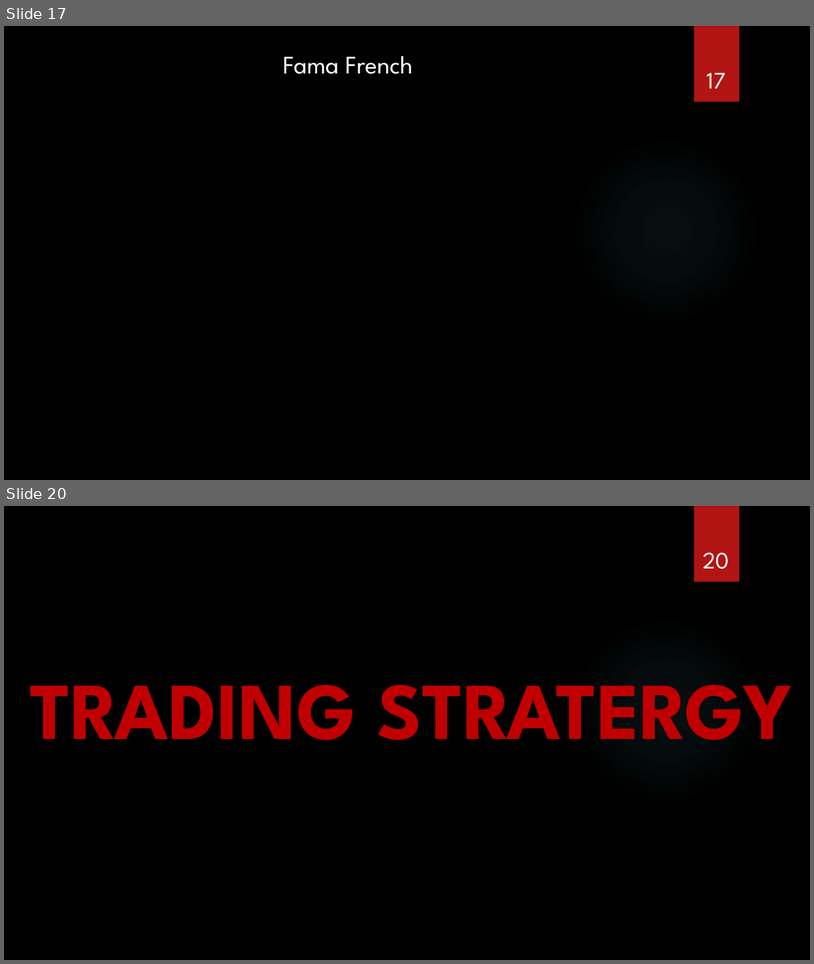
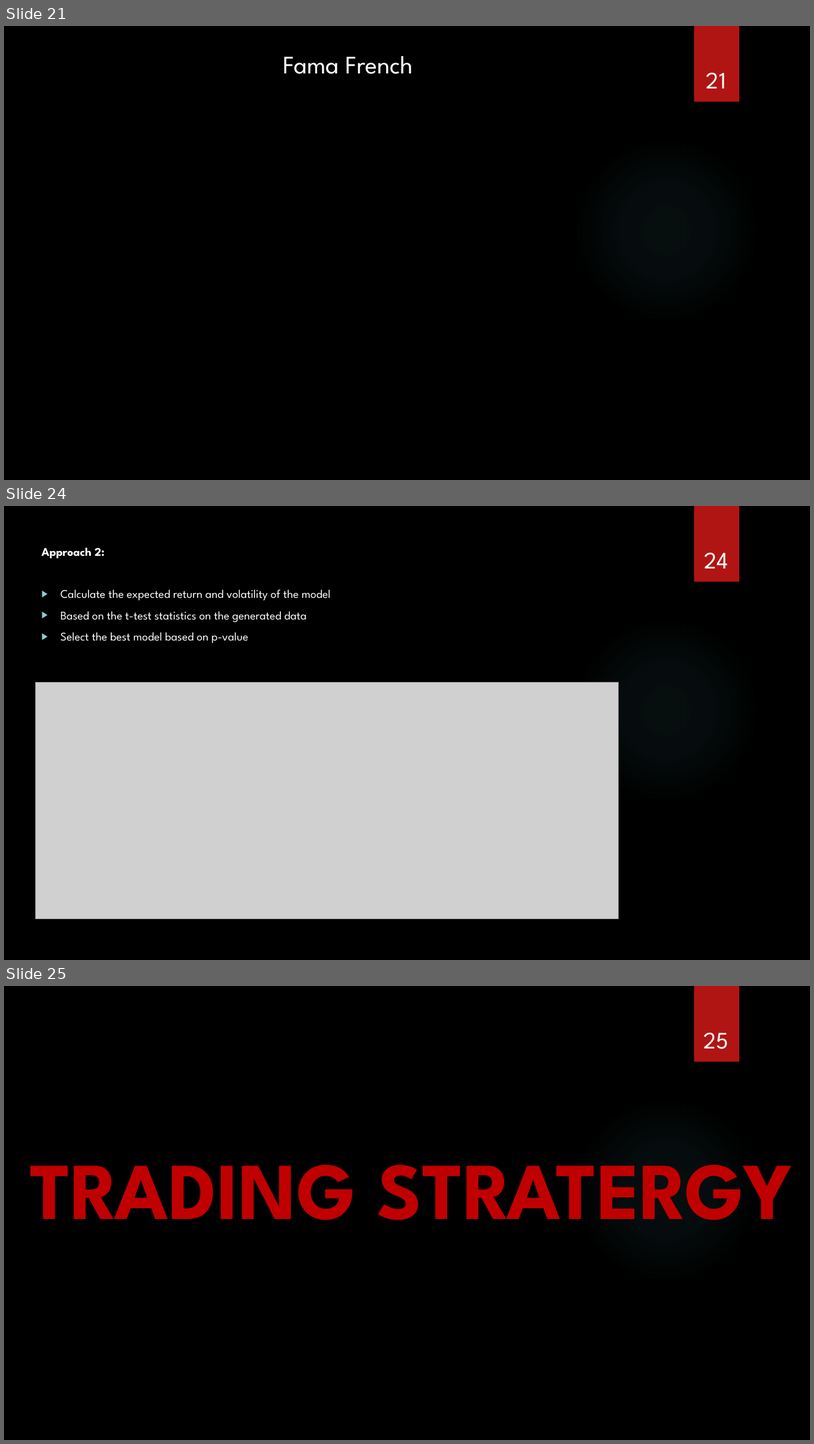
Before and after one commit to satwik2663/Machine-Learning-AMD-Stock-data-analysis-and-Trading-Strategies, a slide deck: Presentation_Final.pptx. Shown one above the other, each under a label of ours: slides 17 and 20 before the commit, slides 21, 24 and 25 after it; the slides between them are not shown. The pictures are 814x964 and 814x1444 pixels, drawn with LibreOffice and Linux fonts; fonts in the diff are those of the drawing; grey boxes stand for pictures; background and template pictures are left out. Boxes give left, top, right and bottom in pixels: in the first picture for what was removed or moved away, otherwise in the second. Text is boxed around its words. In the diff, an @@ line names an element or a change of style, - is before the commit and + after.

```diff
--- a/Presentation_Final.pptx
+++ b/Presentation_Final.pptx
@@ slide 24 added at <box>4,506,810,960</box>, background picture (left out); not listed: 2 template elements that a slide beside it also shows @@
@@ text added at <box>42,547,330,643</box>, 14 pt, text #FFFFFF @@
+Approach 2:
+▶ Calculate the expected return and volatility of the model
+▶ Based on the t-test statistics on the generated data
+▶ Select the best model based on p-value
@@ page number added at <box>704,552,728,568</box>, 28 pt, text #FFFFFF @@
+24
@@ picture added at <box>35,682,618,919</box> @@
@@ what was slide 17 is now slide 21 @@
@@ page number at <box>707,72,726,88</box>: text changed @@
-17
+21
@@ what was slide 20 is now slide 25 @@
@@ page number at <box>704,1032,729,1049</box>: text changed @@
-20
+25
```
Also in this commit, not shown: 7 slides changed, 15 other slides added, 3 slides removed.
